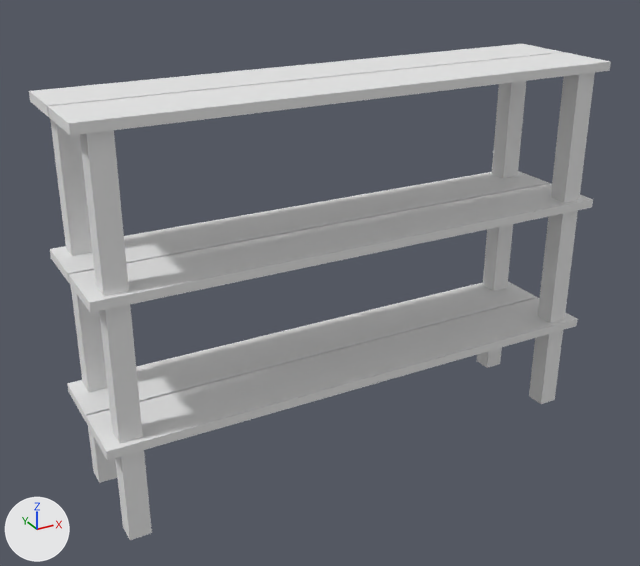
Before and after pictures for a commit that changed the FBX model Assets/ReSurvivor2/Blender/S7U_Shelf/S7U_Shelf.fbx.
Both versions are drawn from a camera (50 mm lens) standing at (-1.39, -2.38, 1.81) and looking at (-0.08, 0.0, 0.62). Every picture has the same lights, and +X, +Y and +Z are marked at lower left. The first picture is the older version. Where no turn or scale is listed for an object, it has been applied to the vertices. Vertices at exactly the same position are counted once.

In view in the first picture: 'S7U_Shelf'.
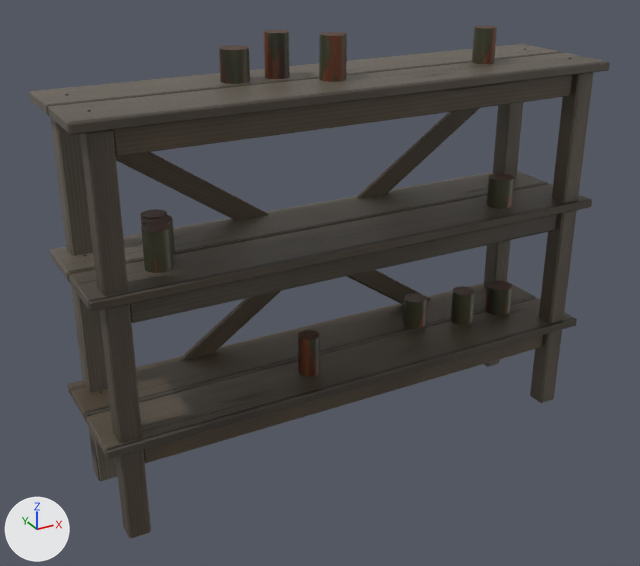
Location of each change, [x1, y1, x2, y2] in pixels of the pictures (640 x 566 px):
'S7U_Shelf', surface changed, reshaped (white to grey)
    before: [29, 44, 611, 540]
    after: [29, 26, 610, 538]
part 1 of me_s7u_shelf_mesh, rebuilt
    before: [80, 130, 152, 540]
    after: [80, 130, 151, 538]
part 2 of me_s7u_shelf_mesh, rebuilt
    before: [477, 81, 526, 368]
    after: [484, 102, 523, 367]
part 3 of me_s7u_shelf_mesh, rebuilt
    before: [50, 119, 117, 483]
    after: [50, 117, 118, 481]
part 4 of me_s7u_shelf_mesh, rebuilt
    before: [529, 73, 595, 404]
    after: [530, 72, 594, 403]
part 5 of me_s7u_shelf_mesh, added
    after: [29, 26, 610, 463]
part 6 of me_s7u_shelf_mesh, added
    after: [219, 30, 347, 84]
part 7 of me_s7u_shelf_mesh, added (brown)
    after: [298, 330, 320, 377]
part 8 of me_s7u_shelf_mesh, surface changed
    before: [47, 52, 563, 423]
    after: [69, 184, 547, 416]

Edits to the bpy script that builds the scene:
```text
Add img_t_s7u_metal_n_png:
    img_t_s7u_metal_n_png = load_image('T_S7U_Metal_N.png', '../../Textures/Stage7_Ukraine/T_S7U_Metal_N.png', 512, 512, 'Non-Color')
Add img_t_s7u_metal_png:
    img_t_s7u_metal_png = load_image('T_S7U_Metal.png', '../../Textures/Stage7_Ukraine/T_S7U_Metal.png', 512, 512, 'sRGB')
Add img_t_s7u_rust_n_png:
    img_t_s7u_rust_n_png = load_image('T_S7U_Rust_N.png', '../../Textures/Stage7_Ukraine/T_S7U_Rust_N.png', 1024, 1024, 'Non-Color')
Add img_t_s7u_rust_png:
    img_t_s7u_rust_png = load_image('T_S7U_Rust.png', '../../Textures/Stage7_Ukraine/T_S7U_Rust.png', 1024, 1024, 'sRGB')
Add img_t_s7u_planks_png:
    img_t_s7u_planks_png = load_image('T_S7U_Planks.png', '../../Textures/Stage7_Ukraine/T_S7U_Planks.png', 2048, 2048, 'sRGB')
Add img_t_s7u_planks_n_png:
    img_t_s7u_planks_n_png = load_image('T_S7U_Planks_N.png', '../../Textures/Stage7_Ukraine/T_S7U_Planks_N.png', 2048, 2048, 'Non-Color')
Change mat_s7u_planks:
    where n0 = _N.new('ShaderNodeBsdfPrincipled'); n0.name = 'Principled BSDF'
    remove n0.inputs[2].default_value = 0.85  # 'Roughness'
    add n2 = _N.new('ShaderNodeTexImage'); n2.name = 'Image Texture'
    add n2.image = img_t_s7u_planks_png
    add n3 = _N.new('ShaderNodeTexImage'); n3.name = 'Image Texture.001'
    add n3.image = img_t_s7u_planks_n_png
    add n4 = _N.new('ShaderNodeNormalMap'); n4.name = 'Normal Map'
    add _L.new(n2.outputs[0], n0.inputs[0])  # 'Color' to 'Base Color'
    add _L.new(n3.outputs[0], n4.inputs[1])  # 'Color' to 'Color'
    add _L.new(n4.outputs[0], n0.inputs[5])  # 'Normal' to 'Normal'
Add mat_s7u_metal:
    mat_s7u_metal = bpy.data.materials.new('S7U_Metal')
    # uses the picture img_t_s7u_metal_n_png
    # uses the picture img_t_s7u_metal_png
Add mat_s7u_rust:
    mat_s7u_rust = bpy.data.materials.new('S7U_Rust')
    # uses the picture img_t_s7u_rust_n_png
    # uses the picture img_t_s7u_rust_png
Change me_s7u_shelf_mesh:
    used by ob_s7u_shelf; location = (0.0, 0.0, 0.0)
    remove me_s7u_shelf_mesh.from_pydata(...)  # 80 vertices, 60 faces; spans x -0.9..0.9, y -0.22..0.22, z 0.0..1.3
    add me_s7u_shelf_mesh.from_pydata(...)  # 864 vertices, 708 faces; spans x -0.9..0.9, y -0.22..0.22, z 0.0..1.43
    me_s7u_shelf_mesh part 1: the loose piece of 8 vertices spanning x -0.86..-0.78, y -0.2..-0.13, z 0.0..1.27 is rebuilt with 24 vertices and now spans x -0.86..-0.78, y -0.2..-0.13, z 0.0..1.27
    me_s7u_shelf_mesh part 2: the loose piece of 8 vertices spanning x 0.78..0.86, y 0.13..0.2, z 0.0..1.27 is rebuilt with 24 vertices and now spans x 0.78..0.86, y 0.13..0.2, z 0.0..1.27
    me_s7u_shelf_mesh part 3: the loose piece of 8 vertices spanning x -0.86..-0.78, y 0.13..0.2, z 0.0..1.27 is rebuilt with 24 vertices and now spans x -0.86..-0.78, y 0.13..0.2, z 0.0..1.27
    me_s7u_shelf_mesh part 4: the loose piece of 8 vertices spanning x 0.78..0.86, y -0.2..-0.13, z 0.0..1.27 is rebuilt with 24 vertices and now spans x 0.78..0.86, y -0.2..-0.13, z 0.0..1.27
    me_s7u_shelf_mesh part 5: 624 vertices added at x -0.9..0.9, y -0.22..0.22, z 0.09..1.41
    me_s7u_shelf_mesh part 6: 72 vertices added at x -0.37..-0.02, y -0.08..0.12, z 1.3..1.43
    me_s7u_shelf_mesh part 7: 24 vertices added at x -0.21..-0.14, y -0.12..-0.05, z 0.35..0.49
    me_s7u_shelf_mesh part 8: 6 kept faces spanning x -0.9..0.9, y 0.0, z 0.32..1.3 get new texture (UV) coordinates
    add me_s7u_shelf_mesh.materials.append(mat_s7u_metal)
    add me_s7u_shelf_mesh.materials.append(mat_s7u_rust)
```
